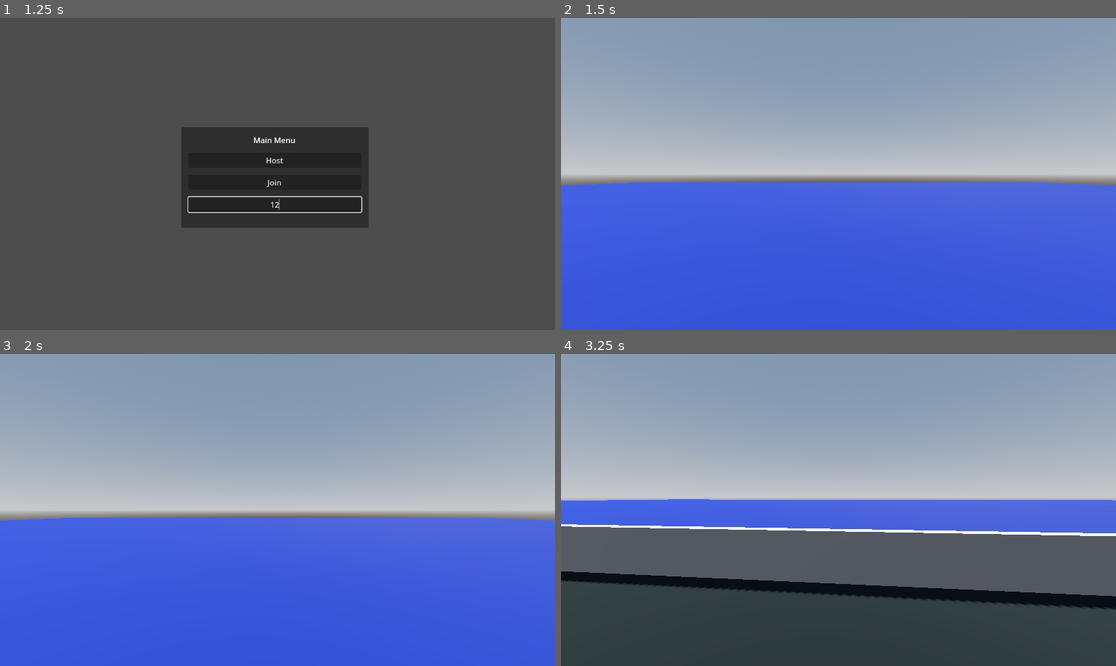
Above: before the commit, frames 1-4 (two rows, left to right).
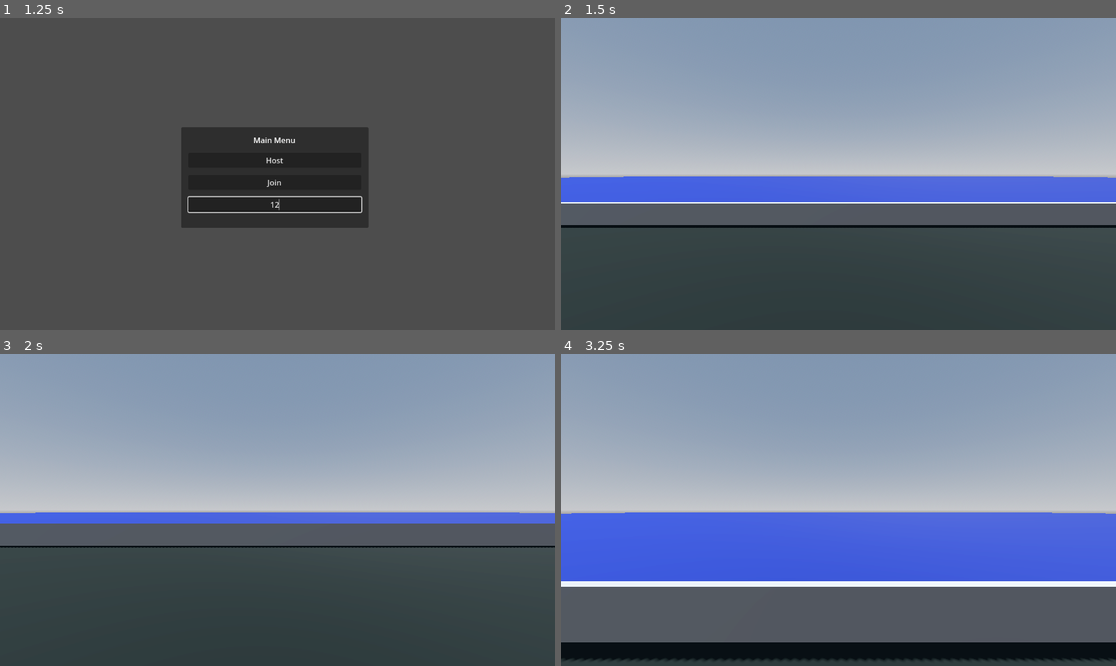
Above: after the commit, the same moments.

Repository: kassarl/mutiny
Game: Godot game, scene res://Level.tscn
The game is run twice, just before and just after one commit, with the same random seed, the same clock (stepped at 60 frames per second) and the same inputs.
Inputs (mouse positions are in pixels of both pictures, inside the frame that each line leads up to):
- Up to frame 1 (1.25 s): click (277, 205) at 0.52 s; type "12" at 0.6 s
- Up to frame 2 (1.5 s): click "Host" at 1.25 s
- Up to frame 3 (2 s): no input
- Up to frame 4 (3.25 s): tap Enter (ui_accept) at 2, 2.27, 3.02 s; move the mouse to (866, 510) at 2.02 s; hold Shift (sprint) 2.03-2.78 s; hold W (up) from 2.03 s (still down); move the mouse to (810, 510) at 2.77 s; tap Shift (sprint) at 2.85 s

Frame 1 is identical in both runs. In frame 2, 43% of the frame differs, in the area x 0-100%, y 50-100%; in frame 3, 48%; in frame 4, 46%.
Error in both runs: Assertion failed: UPNP Discover Failed! Error 24 (res://world.gd:53)

Commit message:
attempted fix

Diff:
--- a/player.gd
+++ b/player.gd
@@ -34,12 +34,10 @@
 
 func _input(event):
 	if not is_multiplayer_authority():
-		return
-
-	if event is InputEventMouseMotion:
-		rotate_y(-event.relative.x * mouse_sens)
-		head.rotate_x(-event.relative.y * mouse_sens)
-		head.rotation.x = clamp(head.rotation.x, deg_to_rad(-85),deg_to_rad(85))
+		if event is InputEventMouseMotion:
+			rotate_y(-event.relative.x * mouse_sens)
+			head.rotate_x(-event.relative.y * mouse_sens)
+			head.rotation.x = clamp(head.rotation.x, deg_to_rad(-85),deg_to_rad(85))
 
 func _physics_process(delta: float) -> void:
 	if not is_multiplayer_authority():
--- a/player.tscn
+++ b/player.tscn
@@ -9,9 +9,6 @@
 properties/1/path = NodePath(".:rotation")
 properties/1/spawn = true
 properties/1/replication_mode = 1
-properties/2/path = NodePath("Head:rotation")
-properties/2/spawn = true
-properties/2/replication_mode = 1
 
 [sub_resource type="CapsuleShape3D" id="CapsuleShape3D_d4r0x"]
 
--- a/world.gd
+++ b/world.gd
@@ -36,7 +36,7 @@
 	#add player to world
 	var player = Player.instantiate()
 	player.name = str(peer_id)
-	player.position = Vector3(0, 20, 0)
+	player.position = Vector3(0, 5, 0)
 	add_child(player)
 
 func remove_player(peer_id):
